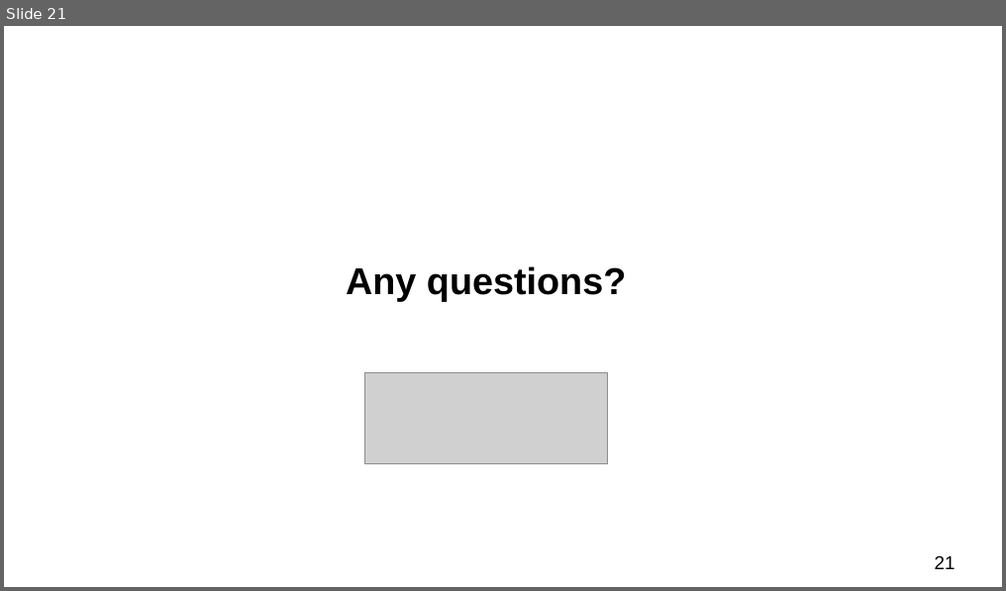
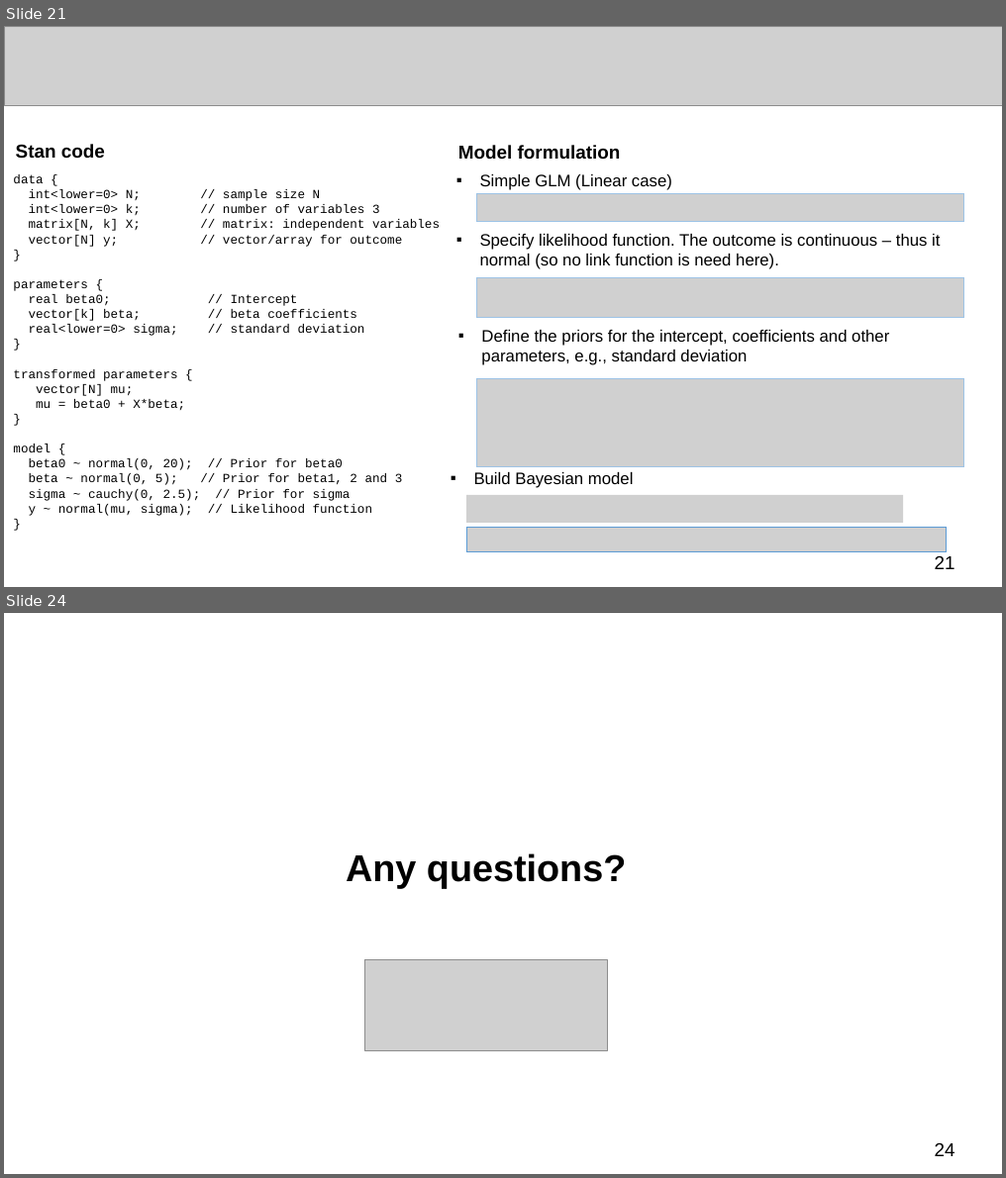
Before and after one commit to UCLPG-MSC-SGDS/GEOG0125, a slide deck: Lecture_notes_ppt/GEOG0125 Week 2 Lecture - Bayesian GLMs.pptx. Shown one above the other, each under a label of ours: slide 21 before the commit, slides 21 and 24 after it; the slides between them are not shown. The pictures are 1006x591 and 1006x1178 pixels, drawn with LibreOffice and Linux fonts; fonts in the diff are those of the drawing; grey boxes stand for pictures. Boxes give left, top, right and bottom in pixels: in the first picture for what was removed or moved away, otherwise in the second. Text is boxed around its words. In the diff, an @@ line names an element or a change of style, - is before the commit and + after.

```diff
--- a/Lecture_notes_ppt/GEOG0125 Week 2 Lecture - Bayesian GLMs.pptx
+++ b/Lecture_notes_ppt/GEOG0125 Week 2 Lecture - Bayesian GLMs.pptx
@@ slide 21 added at (4, 26, 1002, 587), background #FFFFFF @@
@@ picture added at (4, 26, 1002, 105) @@
@@ text added at (16, 144, 105, 159), 18 pt, text #000000, bold @@
+Stan code
@@ text added at (458, 145, 621, 160), 18 pt, text #000000, bold @@
+Model formulation
@@ text added at (13, 174, 440, 516), 12 pt, text #000000 @@
+data {
+int<lower=0> N; // sample size N
+int<lower=0> k; // number of variables 3
+matrix[N, k] X; // matrix: independent variables
+vector[N] y; // vector/array for outcome
+}
+parameters {
+real beta0; // Intercept
+vector[k] beta; // beta coefficients
+real<lower=0> sigma; // standard deviation
+}
+transformed parameters {
+vector[N] mu;
+mu = beta0 + X*beta;
+}
+model {
+beta0 ~ normal(0, 20); // Prior for beta0
+beta ~ normal(0, 5); // Prior for beta1, 2 and 3
+sigma ~ cauchy(0, 2.5); // Prior for sigma
+y ~ normal(mu, sigma); // Likelihood function
+}
@@ picture added at (476, 194, 963, 222) @@
@@ text added at (480, 174, 672, 190), 16 pt, text #000000 @@
+▪ Simple GLM (Linear case)
@@ text added at (480, 234, 940, 270), 16 pt, text #000000 @@
+▪ Specify likelihood function. The outcome is continuous – thus it normal (so no link function is need here).
@@ picture added at (476, 277, 963, 318) @@
@@ text added at (481, 330, 889, 366), 16 pt, text #000000 @@
+▪ Define the priors for the intercept, coefficients and other parameters, e.g., standard deviation
@@ picture added at (476, 378, 963, 467) @@
@@ picture added at (466, 495, 904, 523) @@
@@ text added at (474, 472, 634, 488), 16 pt, text #000000 @@
+▪ Build Bayesian model
@@ picture added at (466, 528, 946, 553) @@
@@ page number added at (935, 557, 955, 570), 18 pt, text #000000 @@
+21
@@ what was slide 21 is now slide 24 @@
@@ page number at (935, 1144, 955, 1157): text changed @@
-21
+24
```
Also in this commit, not shown: 19 slides changed, 2 other slides added, 1 other file.
